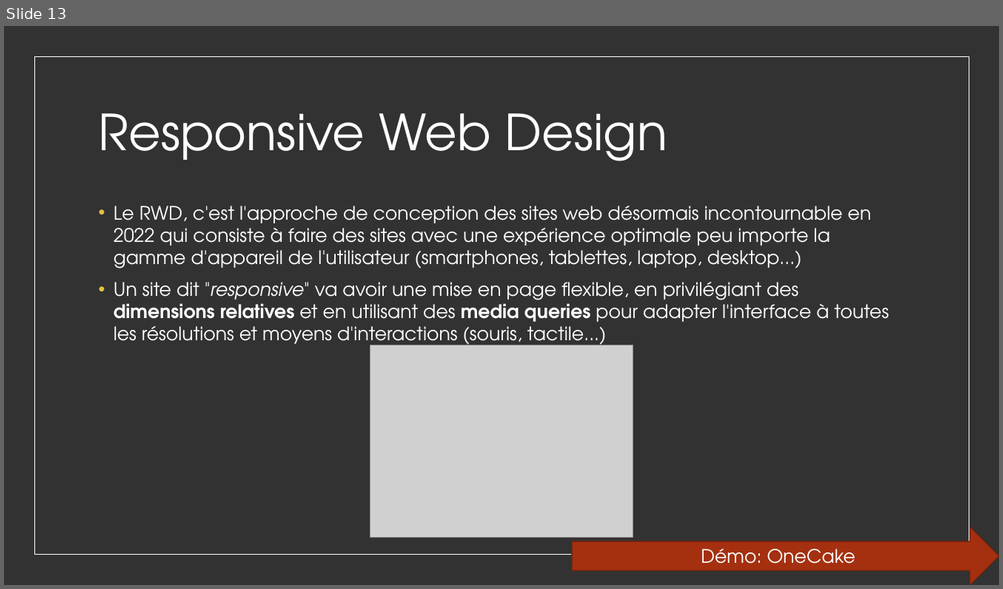
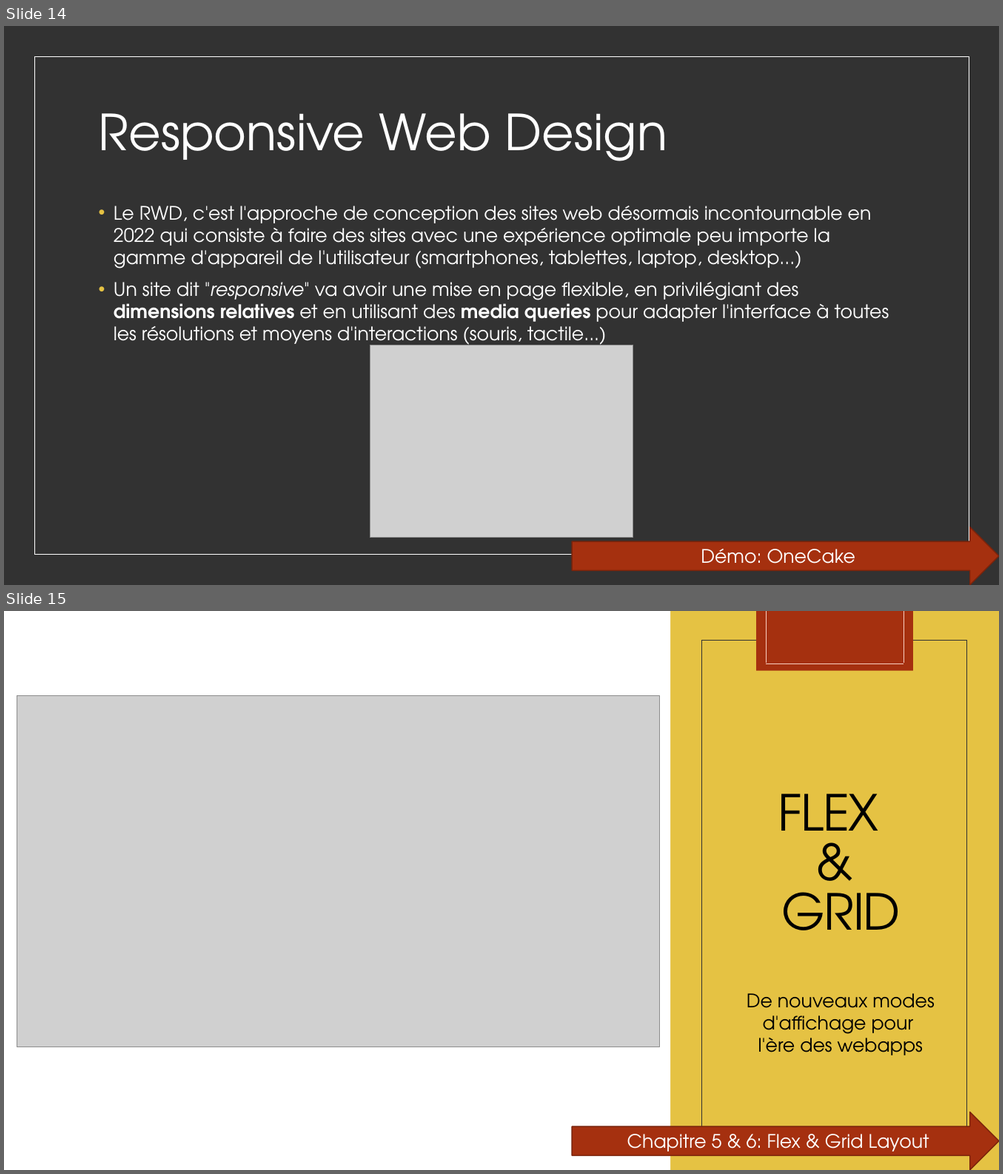
Before and after one commit to worldline/html-css-training, a slide deck: presenter_fr.pptx. Shown one above the other, each under a label of ours: slide 13 before the commit, slides 14 and 15 after it. The pictures are 1003x589 and 1003x1174 pixels, drawn with LibreOffice and Linux fonts; fonts in the diff are those of the drawing; grey boxes stand for pictures; background and template pictures are left out. Boxes give left, top, right and bottom in pixels: in the first picture for what was removed or moved away, otherwise in the second. Text is boxed around its words. In the diff, an @@ line names an element or a change of style, - is before the commit and + after.

```diff
--- a/presenter_fr.pptx
+++ b/presenter_fr.pptx
@@ slide 15 added at box(4, 611, 999, 1170), background picture (left out) @@
@@ rectangle added at box(4, 611, 999, 1170), fill #E5C243 @@
@@ rectangle added at box(4, 611, 670, 1170), fill #FFFFFF @@
@@ rectangle added at box(756, 611, 913, 671), fill #A5300F @@
@@ line added from (765, 611) to (765, 664), #F9CFC3 0.5 pt @@
@@ line added from (904, 611) to (904, 664), #F9CFC3 0.5 pt @@
@@ rectangle added at box(702, 640, 967, 1141), outline #323232 0.5 pt @@
@@ line added from (765, 664) to (904, 664), #F9CFC3 0.5 pt @@
@@ picture added at box(17, 696, 660, 1048) @@
@@ rectangle added at box(111, 715, 892, 1066), fill #E5C243 @@
@@ title added at box(777, 794, 900, 931), 48 pt, text #000000 @@
+FLEX
+&
+GRID
@@ text added at box(746, 994, 934, 1056), 18 pt, text #000000 @@
+De nouveaux modes d'affichage pour
+l'ère des webapps
@@ right arrow added at box(572, 1113, 999, 1170), fill #A5300F, outline #7A240B 1 pt, 18 pt, text #FFFFFF @@
+Chapitre 5 & 6: Flex & Grid Layout
@@ what was slide 13 is now slide 14 @@
```
Also in this commit, not shown: 3 slides changed, 4 other slides added, 1 other file.
